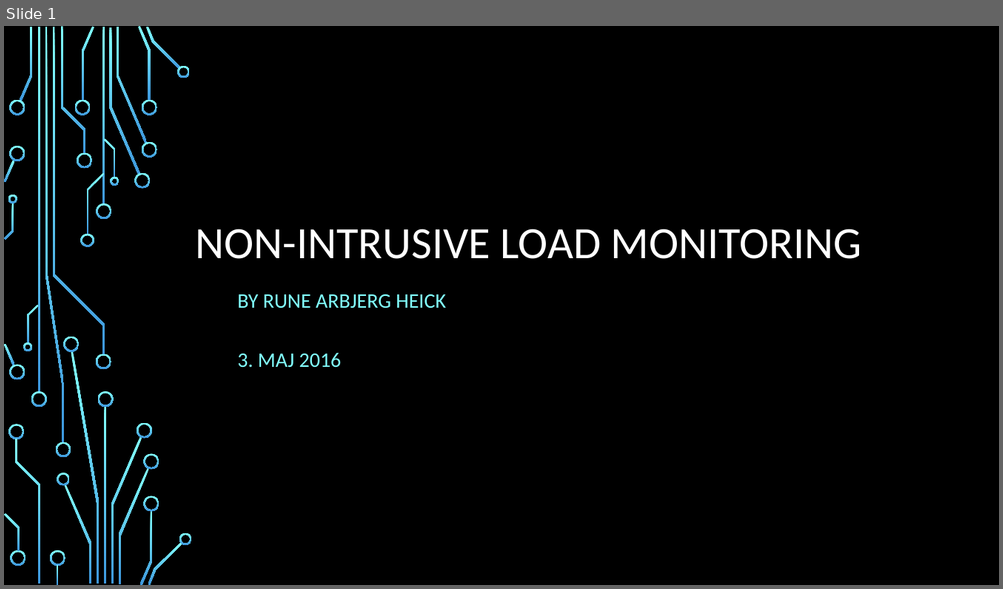
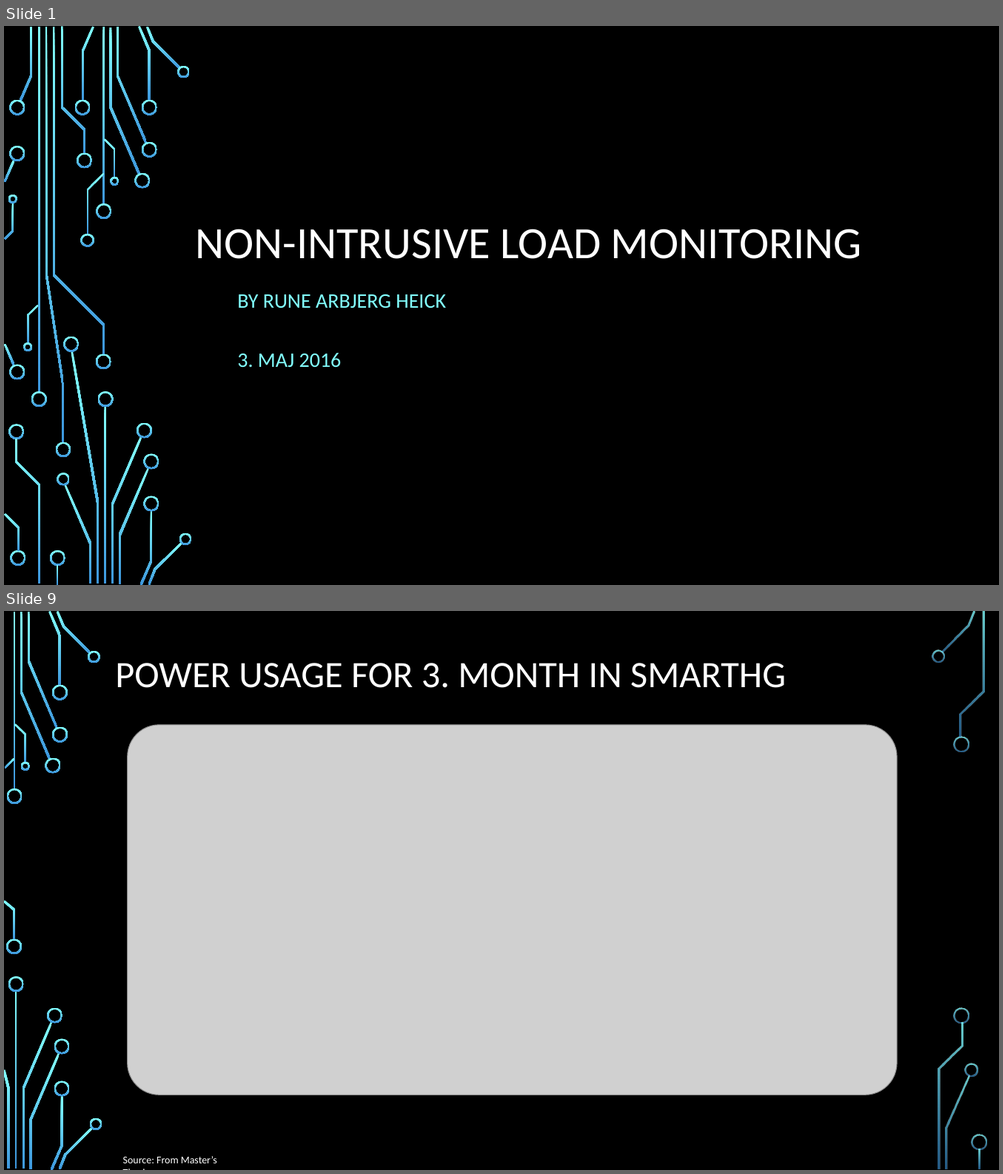
Before and after one commit to RuneHeick/Speciale, a slide deck: Præsentation/presentation.pptx. Shown one above the other, each under a label of ours: slide 1 before the commit, slides 1 and 9 after it; the slides between them are not shown. The pictures are 1003x589 and 1003x1174 pixels, drawn with LibreOffice and Linux fonts; fonts in the diff are those of the drawing; grey boxes stand for pictures; background and template pictures are left out. Boxes give left, top, right and bottom in pixels: in the first picture for what was removed or moved away, otherwise in the second. Text is boxed around its words. In the diff, an @@ line names an element or a change of style, - is before the commit and + after.

```diff
--- a/Præsentation/presentation.pptx
+++ b/Præsentation/presentation.pptx
@@ slide 9 added at <box>4,611,999,1170</box>, background picture (left out) @@
@@ title added at <box>115,663,785,688</box>, 36 pt, text #FFFFFF @@
+POWER USAGE FOR 3. MONTH IN SMARTHG
@@ picture added at <box>127,725,896,1095</box> @@
@@ text added at <box>123,1156,217,1164</box>, 10 pt, text #FFFFFF @@
+Source: From Master’s Thesis
@@ group added at <box>4,611,987,1170</box>: 33 freeform shapes, 3 rectangles @@
```
Also in this commit, not shown: 14 slides changed, 1 other slide added, 1 slide removed, 1 other file.
